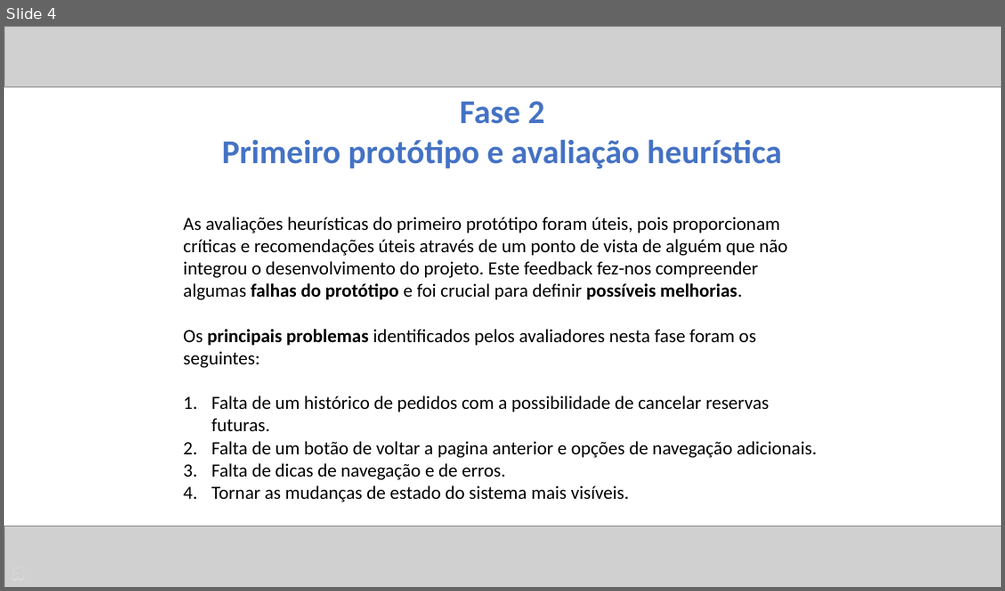
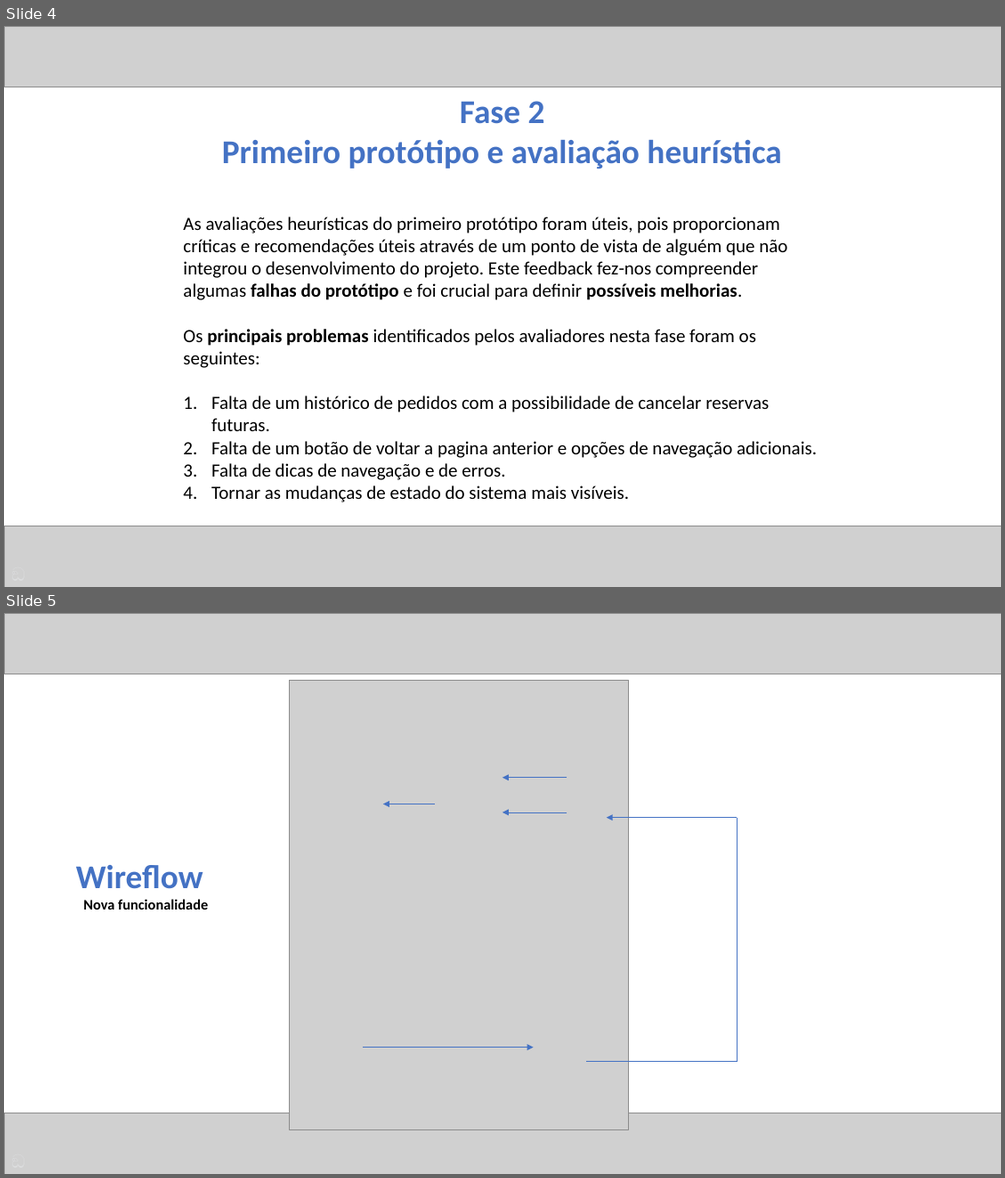
Before and after one commit to ICWeiner/FEUP-IPC, a slide deck: phase3/ipc-phase3-presentation-T07-G3-FEUPeca.pptx. Shown one above the other, each under a label of ours: slide 4 before the commit, slides 4 and 5 after it. The pictures are 1005x591 and 1005x1178 pixels, drawn with LibreOffice and Linux fonts; fonts in the diff are those of the drawing; grey boxes stand for pictures. Boxes give left, top, right and bottom in pixels: in the first picture for what was removed or moved away, otherwise in the second. Text is boxed around its words. In the diff, an @@ line names an element or a change of style, - is before the commit and + after.

```diff
--- a/phase3/ipc-phase3-presentation-T07-G3-FEUPeca.pptx
+++ b/phase3/ipc-phase3-presentation-T07-G3-FEUPeca.pptx
@@ slide 5 added at box(4, 613, 1001, 1174), background #FFFFFF @@
@@ picture added at box(4, 613, 1001, 674) @@
@@ picture added at box(290, 680, 629, 1129) @@
@@ arrow added from (567, 778) to (502, 778), #4472C4 0.5 pt @@
@@ arrow added from (435, 803) to (383, 803), #4472C4 0.5 pt @@
@@ arrow added from (567, 812) to (502, 812), #4472C4 0.5 pt @@
@@ elbow line added from (587, 1062) to (736, 817), #4472C4 0.5 pt @@
@@ arrow added from (736, 817) to (607, 817), #4472C4 0.5 pt @@
@@ text added at box(76, 865, 208, 909), 14 pt, text #000000, bold @@
+Wireflow
+Nova funcionalidade
@@ arrow added from (363, 1047) to (534, 1047), #4472C4 0.5 pt @@
@@ picture added at box(4, 1113, 1001, 1174) @@
```
